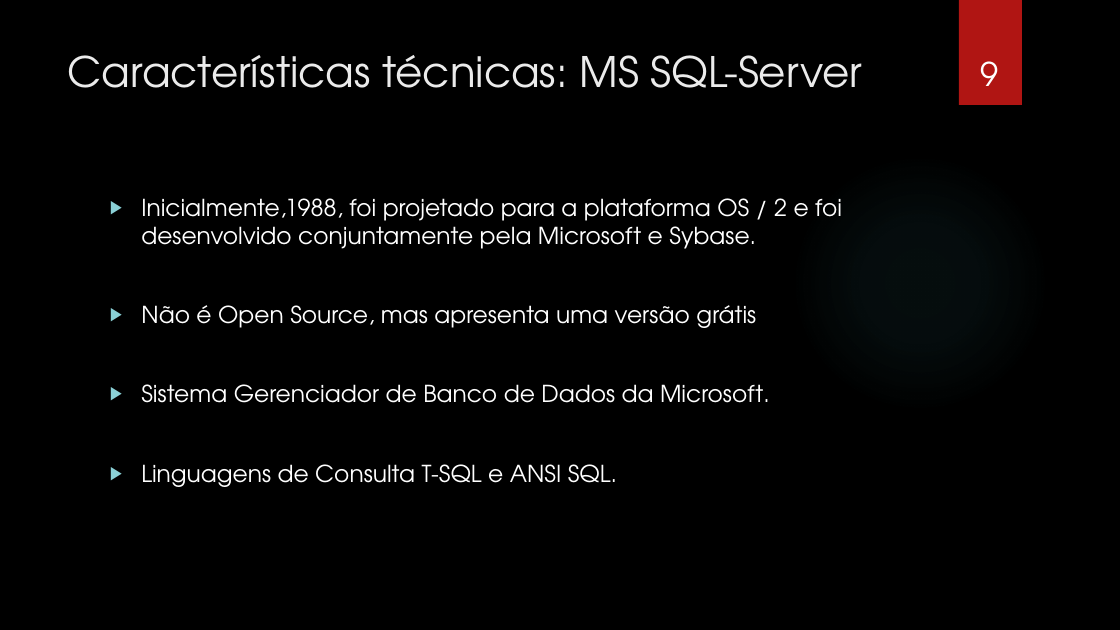
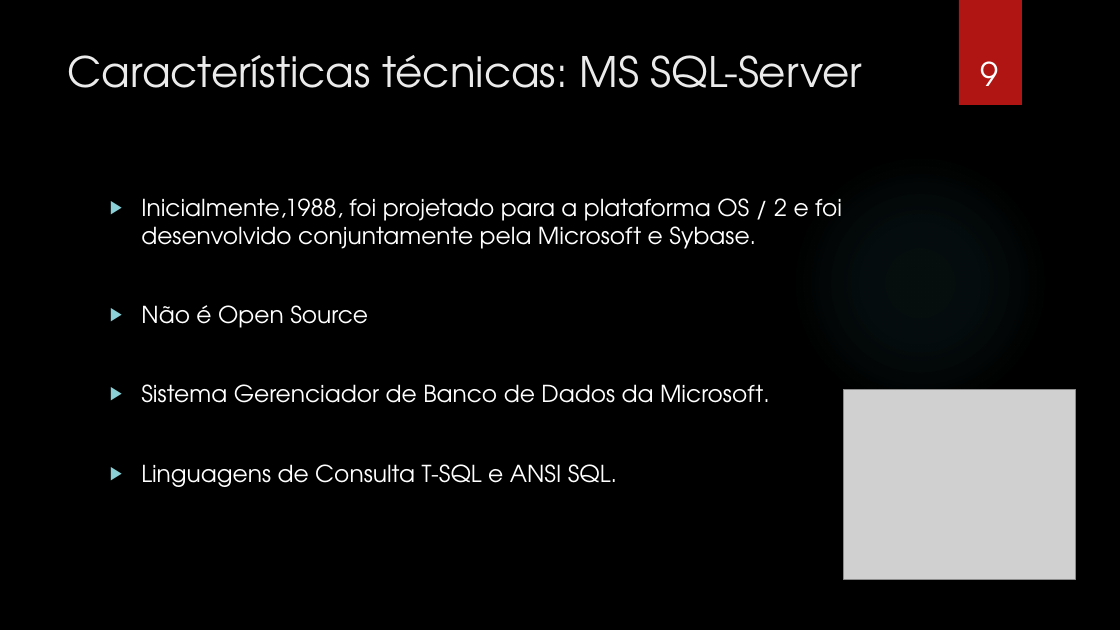
Before and after one commit to gorobaum/t2bd, a slide deck: slide 9 of apresentacao.pptx. Drawn at 1120x630 pixels with LibreOffice and Linux fonts; fonts in the diff are those of the drawing; grey boxes stand for pictures; background and template pictures are left out. Boxes give left, top, right and bottom in pixels: in the first picture for what was removed or moved away, otherwise in the second. Text is boxed around its words. In the diff, an @@ line names an element or a change of style, - is before the commit and + after.

```diff
--- a/apresentacao.pptx
+++ b/apresentacao.pptx
@@ text at bbox=[141, 305, 368, 328]: text changed @@
-▶ Não é Open Source, mas apresenta uma versão grátis
+▶ Não é Open Source
@@ picture added at bbox=[844, 390, 1076, 581] @@
```
Also in this commit, not shown: 7 other slides changed.
